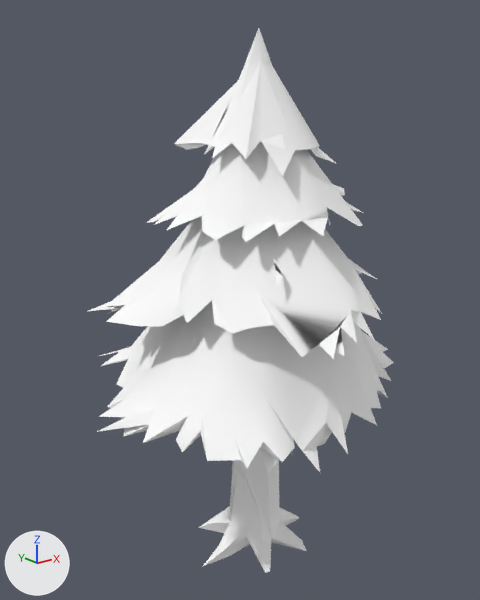
An edit to the glTF model assets/props/tree_pine.glb, drawn before and after from the same camera.
The view is the same before and after, from a camera (50 mm lens) standing at (-5.23, -6.33, 6.28) and looking at (-0.06, 0.13, 3.69). The axes (+X, +Y, +Z) are drawn at lower left. The lights are the same throughout. The first picture is the older version. Vertices at exactly the same position are counted once.

Objects in the first picture: 'tree_pine'.
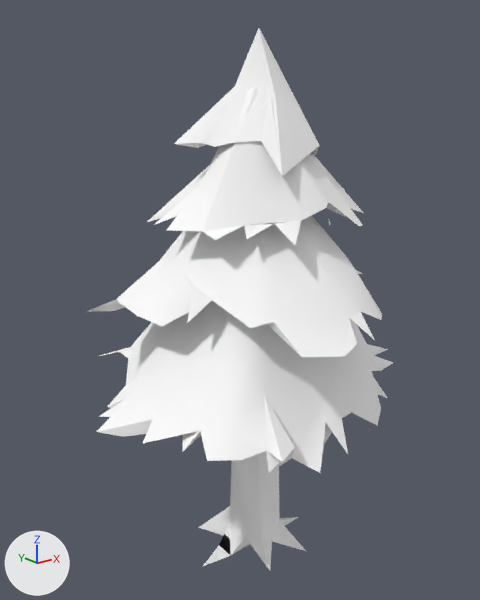
The newer file is also turned or shifted as a whole; pictures and numbers use the older file's frame.

Where the change shows, as pixel boxes [x1, y1, x2, y2] in the pictures (480 x 600 px):
'tree_pine', reshaped: before [88, 28, 394, 573]; after [88, 28, 393, 570]
part 1 of me_tree_pine, deleted: before [274, 259, 283, 289]
part 2 of me_tree_pine, reshaped: before [88, 28, 394, 573]; after [88, 28, 360, 569]

The change in detail:
me_tree_pine is used by ob_tree_pine; location (0.0, 0.0, 0.0).
me_tree_pine had 413 vertices, 766 faces and spanned x -2.37..2.37, y -2.06..2.06, z 0.0..6.97.
me_tree_pine now has 272 vertices, 496 faces and spans x -2.37..2.37, y -2.02..2.06, z 0.0..6.97.
me_tree_pine part 1: the loose piece of 4 vertices spanning x -0.7..-0.53, y -1.28..-1.04, z 4.27..4.56 is deleted.
me_tree_pine part 2: 1 vertex moved from x -0.51, y -1.1, z 4.79 to x -0.43, y -1.27, z 4.71; 156 vertices removed from x -1.96..2.12, y -2.06..1.96, z 0.0..6.61; 19 vertices added at x -1.84..0.96, y -1.65..1.68, z 0.03..6.34.
